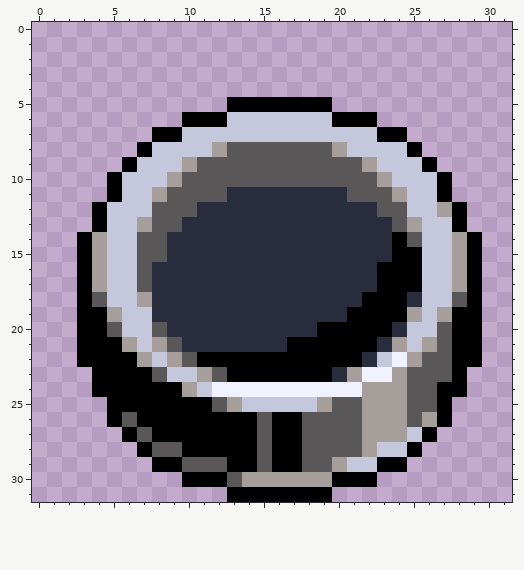
File history of a pixel-art sprite, icons/obj/chess/board_CB_king.png. The first picture shows the starting point.
The file is 32x32 pixels.
New version:
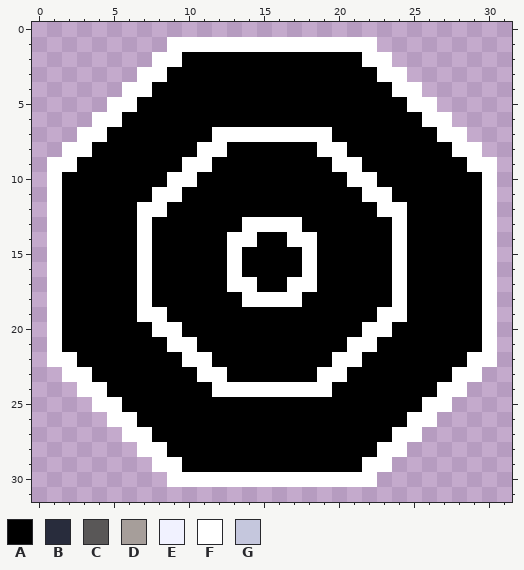
Palette (. is transparent): A #000000  B #282c3c  C #595757  D #a69e9a  E #f1f2ff  F #ffffff  G #c5c7dd
What changed:
Changed rows in their new state; - is an unchanged pixel.
first column x 1:
 1 --------FFFFFFFFFFFFFF--------
 2 -------FFAAAAAAAAAAAAFF-------
 3 ------FFAAAAAAAAAAAAAAFF------
 4 -----FFAAAAAAAAAAAAAAAAFF-----
 5 ----FFAAAAAA-------AAAAAFF----
 6 ---FFAAAA---AAAAAAA---AAAFF---
 7 --FFAAA--AAFFFFFFFFAAA--AAFF--
 8 -FFAAA-AAAFFAAAAAAFFAAAA-AAFF-
 9 FFAAA-AAAFFAAAAAAAAFFAAAA-AAFF
10 FAAA-AAAFFAAAAAAAAAAFFAAAA-AAF
11 FAAA-AAFFAAAAAAAAAAAAFFAAA-AAF
12 FAA-AAFFAAAAAAAAAAAAAAFFAAA-AF
13 FAA-AAFAAAAAAFFFFAAAAAAFAAA-AF
14 FA-AAAFAAAAAFFAAFFAAAAAFAAAA-F
15 FA-AAAFAAAAAFAAAAFAAAAAF-AAA-F
16 FA-AAAFAAAAAFAAAAFAAAA-F-AAA-F
17 FA-AAAFAAAAAFFAAFFAAAA-F-AAA-F
18 FA-AAAFAAAAAAFFFFAAAA--FAAAA-F
19 FA--AAFFAAAAAAAAAAAA--FFAAA--F
20 FA--AAAFFAAAAAAAAA---FFAAAA--F
21 FA---AAAFFAAAAAA----FFAAAAA--F
22 FF----AAAFF--------FFAAAAAA-FF
23 -FF----AAAFF------FFAAAAAAAFF-
24 --FF-----AAFFFFFFFFAAAAAAAFF--
25 ---FF------AAAAAAAAAAAAAAFF---
26 ----FF--------A--AAAAAAAFF.---
27 -----FF-------A--AAAAAAFF.----
28 ------FFA-----A--AAAAAFF.-----
29 -------FFAAA--A--AAAAFF.------
30 --------FFFFFFFFFFFFFF--------
31 ------------.......-----------
Changed places in both pictures, as pixel boxes (x1, y1, x2, y2):
changed: (47, 37, 497, 502)
